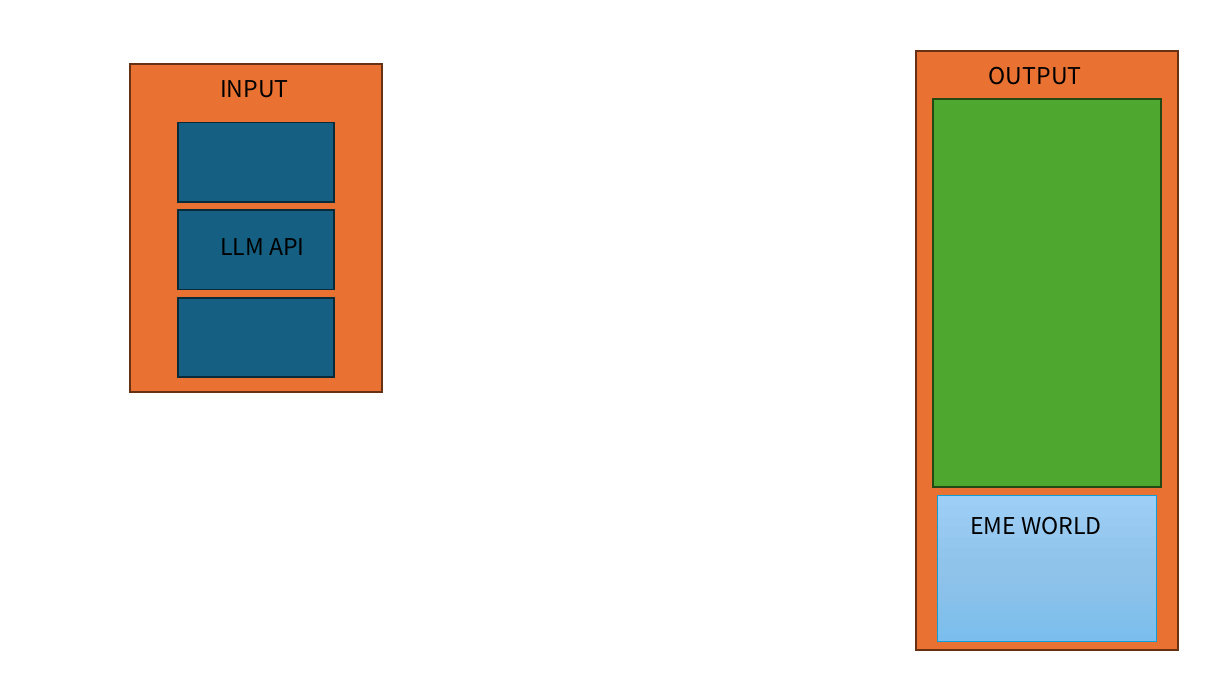
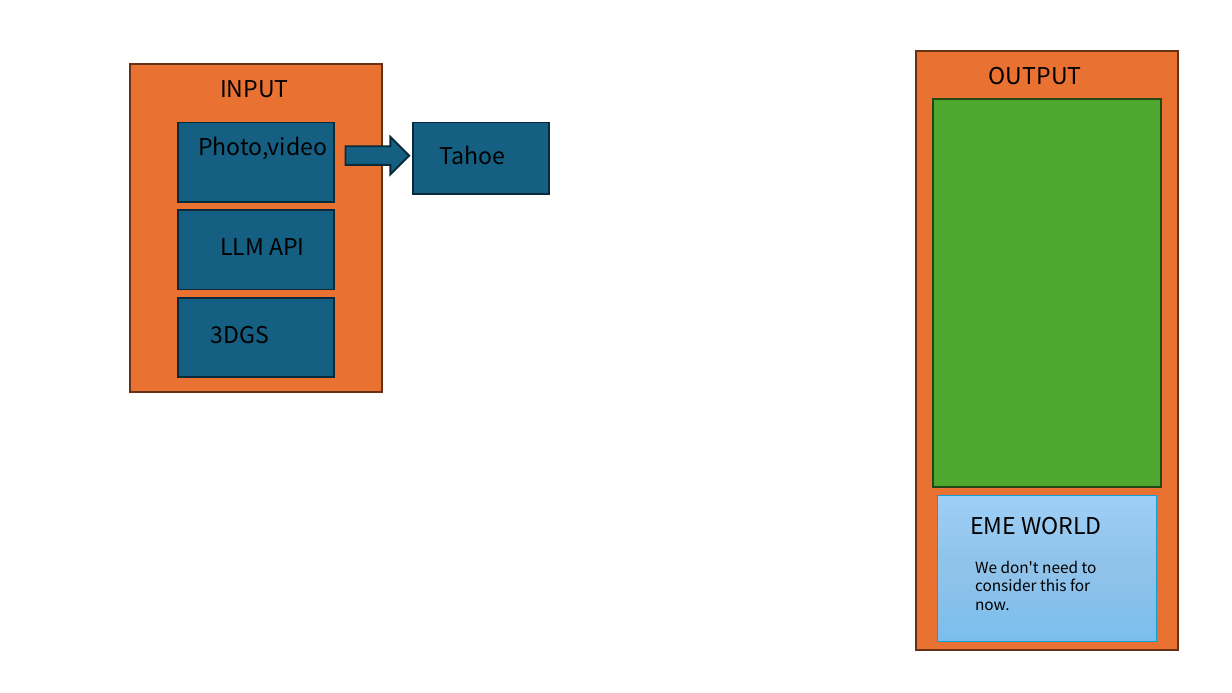
Before and after one commit to Oasis-Company/AMAR-Engine, a slide deck: slide 1 of docs/overview.pptx. Drawn at 1232x693 pixels with LibreOffice and Linux fonts; fonts in the diff are those of the drawing. Boxes give left, top, right and bottom in pixels: in the first picture for what was removed or moved away, otherwise in the second. Text is boxed around its words. In the diff, an @@ line names an element or a change of style, - is before the commit and + after.

```diff
--- a/docs/overview.pptx
+++ b/docs/overview.pptx
@@ text added at (198, 136, 327, 159), 18 pt, text #000000 @@
+Photo,video
@@ right arrow added at (346, 137, 409, 174), fill #156082, outline #092A39 1.5 pt @@
@@ rectangle added at (413, 123, 549, 194), fill #156082, outline #092A39 1.5 pt @@
@@ text added at (440, 145, 506, 164), 18 pt, text #000000 @@
+Tahoe
@@ text added at (211, 326, 269, 343), 18 pt, text #000000 @@
+3DGS
@@ text added at (975, 560, 1097, 610), 12 pt, text #000000 @@
+We don't need to consider this for now.
```
